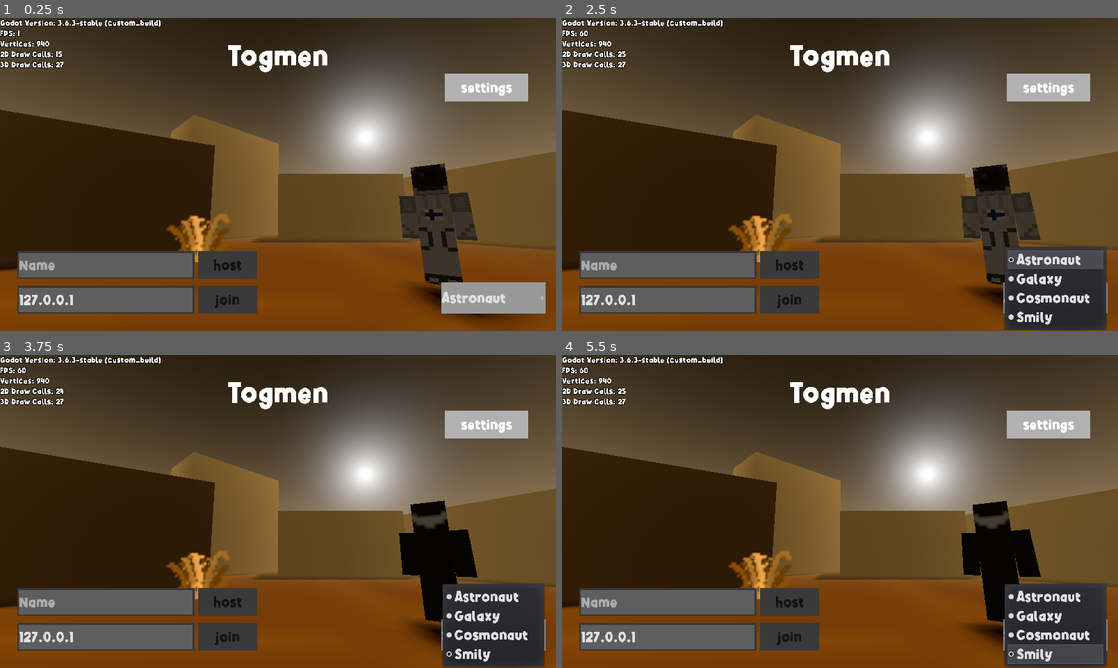
Above: before the commit, frames 1-4 (two rows, left to right).
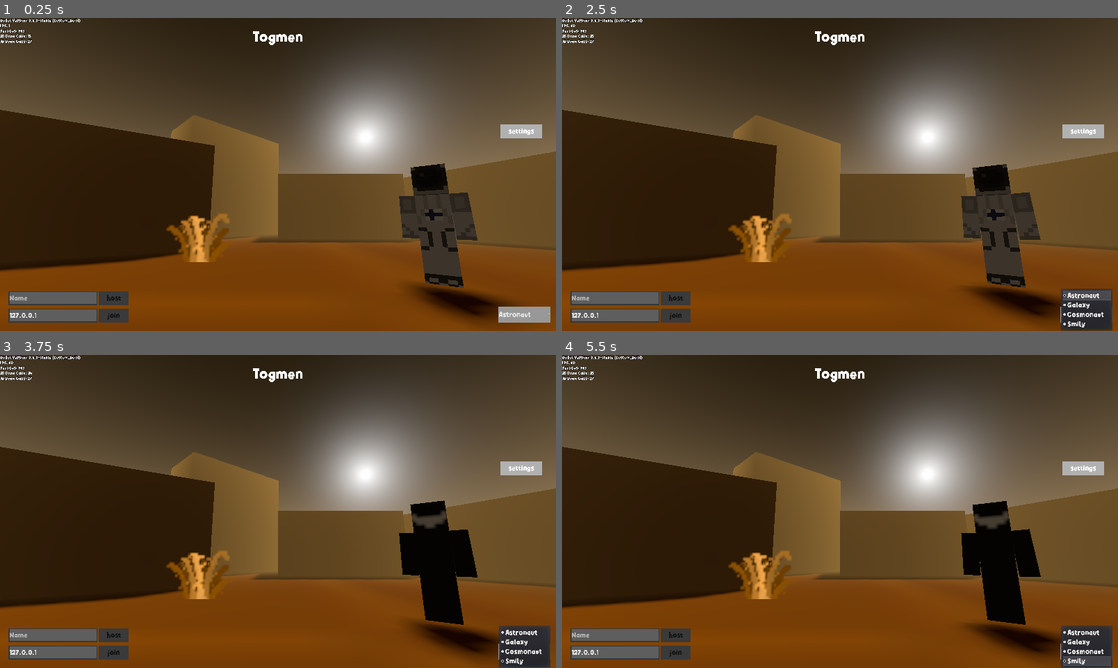
Above: after the commit, the same moments.

Repository: miklaskarjalainen/Togmen
Game: Godot game, scene res://source/scenes/title_screen.tscn
Same seed, same stepped clock (60 frames per second), same inputs: the game is played once before the commit and once after it.
Inputs (mouse positions are in pixels of both pictures, inside the frame that each line leads up to):
- Up to frame 1 (0.25 s): no input
- Up to frame 2 (2.5 s): click "Astronaut" at 0.5 s; click "settings" at 1.25 s; tap Enter at 2 s; move the mouse to (784, 149) at 2.02 s; hold D (right) from 2.03 s (still down); hold Shift (crouch) from 2.03 s (still down); click (784, 149) at 2.17 s; tap Space (jump) at 2.27 s
- Up to frame 3 (3.75 s): move the mouse to (166, 527) at 2.77 s; release D (right) at 2.78 s; release Shift (crouch) at 2.78 s; hold S (backwards) 2.78-3.5 s; tap Mouse wheel up (next_web) at 2.85 s; tap Space (jump) at 3.02 s; click "Smily" at 3.5 s
- Up to frame 4 (5.5 s): tap Space (jump) at 4.25, 5.27 s; move the mouse to (895, 442) at 4.27 s; hold D (right) 4.28-5.03 s; tap Mouse wheel down (prev_web) at 4.35 s; move the mouse to (812, 574) at 5.02 s; hold W (forwards) from 5.03 s (still down); tap Q (quick_switch) at 5.1 s; click (812, 574) at 5.17 s

The runs differ from the first frame. In frame 1, 13% of the frame differs, in the area x 0-99%, y 0-98%; in frame 2, 16%; in frame 3, 16%; in frame 4, 16%, in the area x 0-99%, y 0-100%.

Commit message:
map changes and ak47 model update, move animations

Diff:
--- a/assets/weapons/weapon.gd
+++ b/assets/weapons/weapon.gd
@@ -41,7 +41,7 @@
 		is_scoping = false
 		return
 
-	if !anim.is_playing(): # Idle animation
+	if !anim.is_playing():
 		_play_anim("idle")
 
 	_handle_reloading()
--- a/project.godot
+++ b/project.godot
@@ -33,11 +33,6 @@
 "class": "Peer",
 "language": "GDScript",
 "path": "res://source/entities/actors/player.gd"
-}, {
-"base": "Spatial",
-"class": "Player",
-"language": "GDScript",
-"path": "res://source/entities/actors/hand.gd"
 }, {
 "base": "Position3D",
 "class": "PlayerSpawn",
@@ -60,7 +55,6 @@
 "Consumable": "",
 "NetObject": "",
 "Peer": "",
-"Player": "",
 "PlayerSpawn": "",
 "Weapon": "",
 "YesPopupDialog": ""
@@ -79,6 +73,7 @@
 Gui="*res://source/singleton/gui.tscn"
 Debug="*res://source/singleton/debug.tscn"
 GameWorld="*res://source/singleton/world.gd"
+VirginSlayer="*res://source/singleton/VirginSlayer/VirginSlayer.gd"
 
 [display]
 
--- a/source/entities/actors/hand.gd
+++ b/source/entities/actors/hand.gd
@@ -5,17 +5,20 @@
 export  var player_model_path :NodePath
 export  var raycast_path      :NodePath
 export  var grenade_dir_path  :NodePath
+export  var animation_player  :NodePath
 export  var viewmodel_fov := 0.5
 
 onready var player       = get_node(player_path)
 onready var player_model = get_node(player_model_path)
 onready var raycast      = get_node(raycast_path)
 onready var grenade_dir  = get_node(grenade_dir_path)
+onready var anim         = get_node(animation_player)
 
 onready var bullet_impact := preload("res://source/particles/bullet_impact.tscn")
 onready var blood_particle:= preload("res://source/particles/blood_particle.tscn")
 onready var grenade       := preload("res://assets/weapons/grenade/grenade.tscn")
 onready var weapons = get_children()
+onready var hand_startpos := translation
 
 var current_weapon  := 0
 var previous_weapon := 0
@@ -32,6 +35,12 @@
 func _physics_process(_delta:float):
 	Debug.add_line("fire rate", get_weapon().fire_rate_counter)
 	Debug.add_line("recovery time", get_weapon().recovery_counter)
+
+	if !anim.is_playing() and player.motion.length() > 2.0:
+		anim.play("move")
+	elif player.motion.length() < 2.0:
+		anim.stop()
+		translation = hand_startpos
 
 	_handle_hand_animations()
 	_handle_weapon_switching()
--- a/source/entities/actors/player.gd
+++ b/source/entities/actors/player.gd
@@ -171,7 +171,7 @@
 
 	# Reload all guns
 	for gun in get_hand().get_children():
-		if gun is Weapon: # There're also particles :/
+		if gun is Weapon: # Do only for weapons
 			gun.reload(true)
 	killstreak  = 0
 	death_count += 1
--- a/source/entities/actors/player.tscn
+++ b/source/entities/actors/player.tscn
@@ -16,6 +16,23 @@
 [ext_resource path="res://assets/weapons/deagle/shoot.ogg" type="AudioStream" id=14]
 [ext_resource path="res://assets/props/player/player_model.gd" type="Script" id=15]
 
+[sub_resource type="Animation" id=8]
+resource_name = "move"
+length = 1.2
+step = 0.05
+tracks/0/type = "value"
+tracks/0/path = NodePath(".:translation")
+tracks/0/interp = 1
+tracks/0/loop_wrap = true
+tracks/0/imported = false
+tracks/0/enabled = true
+tracks/0/keys = {
+"times": PoolRealArray( 0, 0.25, 0.5, 0.8, 1.15 ),
+"transitions": PoolRealArray( 1, 1, 1, 1, 1 ),
+"update": 0,
+"values": [ Vector3( 0.5, -0.6, -0.3 ), Vector3( 0.405867, -0.581113, -0.3 ), Vector3( 0.367981, -0.602496, -0.3 ), Vector3( 0.439551, -0.608809, -0.3 ), Vector3( 0.5, -0.6, -0.3 ) ]
+}
+
 [sub_resource type="CylinderShape" id=1]
 radius = 0.529663
 height = 2.33291
@@ -151,6 +168,7 @@
 player_model_path = NodePath("../../player_model")
 raycast_path = NodePath("../shoot_ray")
 grenade_dir_path = NodePath("../grenade_dir")
+animation_player = NodePath("../hand_animation")
 viewmodel_fov = 0.2
 
 [node name="Knife" parent="camera/hand" instance=ExtResource( 6 )]
@@ -207,6 +225,10 @@
 mov_speed = 8.5
 sfx_shoot = ExtResource( 11 )
 
+[node name="hand_animation" type="AnimationPlayer" parent="camera"]
+root_node = NodePath("../hand")
+anims/move = SubResource( 8 )
+
 [node name="grenade_dir" type="Position3D" parent="camera"]
 transform = Transform( 1, 0, 0, 0, 1, 0, 0, 0, 1, 0, 0, -2 )
 
--- a/source/scenes/titlescreen/host_screen.gd
+++ b/source/scenes/titlescreen/host_screen.gd
@@ -13,11 +13,11 @@
 func get_map_path(idx:int) -> String:
 	match idx:
 		0:
-			return "res://source/worlds/mymap.tscn"
+			return "res://source/worlds/marsic.tscn"
 		1:
 			return "res://source/worlds/dust2.tscn"
 		_:
-			return "res://source/worlds/mymap.tscn"
+			return "res://source/worlds/marsic.tscn"
 
 # Signals #
 
--- a/source/scenes/titlescreen/host_screen.tscn
+++ b/source/scenes/titlescreen/host_screen.tscn
@@ -15,7 +15,7 @@
 margin_top = 128.0
 margin_right = 1216.0
 margin_bottom = 232.0
-items = [ "Mars", null, false, "Dust2", null, false ]
+items = [ "Marsic", null, false, "Dust2", null, false ]
 __meta__ = {
 "_edit_use_anchors_": false
 }
--- a/source/scenes/titlescreen/title_screenpages.gd
+++ b/source/scenes/titlescreen/title_screenpages.gd
@@ -5,6 +5,7 @@
 onready var settings    = $settings
 
 func _ready():
+	Engine.time_scale   = 1
 	_on_back_pressed()
 
 func _on_back_pressed():
--- a/source/worlds/mymap.tscn
+++ b/source/worlds/marsic.tscn
@@ -1,13 +1,13 @@
 [gd_scene load_steps=11 format=2]
 
-[ext_resource path="res://assets/materials/brick.tres" type="Material" id=1]
-[ext_resource path="res://assets/props/ship_container/ship_container.tscn" type="PackedScene" id=2]
-[ext_resource path="res://assets/props/barrel/barrel.tscn" type="PackedScene" id=3]
-[ext_resource path="res://assets/props/sprites/brown_grass.png" type="Texture" id=4]
-[ext_resource path="res://assets/materials/sand.tres" type="Material" id=5]
-[ext_resource path="res://source/entities/mesh_visibility_toggler.gd" type="Script" id=6]
-[ext_resource path="res://source/entities/actors/spawn_point.tscn" type="PackedScene" id=7]
-[ext_resource path="res://source/entities/consumables/medkit.tscn" type="PackedScene" id=8]
+[ext_resource path="res://source/entities/mesh_visibility_toggler.gd" type="Script" id=1]
+[ext_resource path="res://assets/materials/brick.tres" type="Material" id=2]
+[ext_resource path="res://assets/materials/sand.tres" type="Material" id=3]
+[ext_resource path="res://assets/props/ship_container/ship_container.tscn" type="PackedScene" id=4]
+[ext_resource path="res://source/entities/actors/spawn_point.tscn" type="PackedScene" id=5]
+[ext_resource path="res://source/entities/consumables/medkit.tscn" type="PackedScene" id=6]
+[ext_resource path="res://assets/props/barrel/barrel.tscn" type="PackedScene" id=7]
+[ext_resource path="res://assets/props/sprites/brown_grass.png" type="Texture" id=8]
 
 [sub_resource type="ProceduralSky" id=1]
 radiance_size = 0
Not shown, changed: assets/weapons/ak-47/AK-47.gltf
Not shown, changed: settings.ini
Not shown: 1 places in source/entities/actors/player.tscn that only renumber resources
Not shown: 11 places in source/worlds/marsic.tscn that only renumber resources
